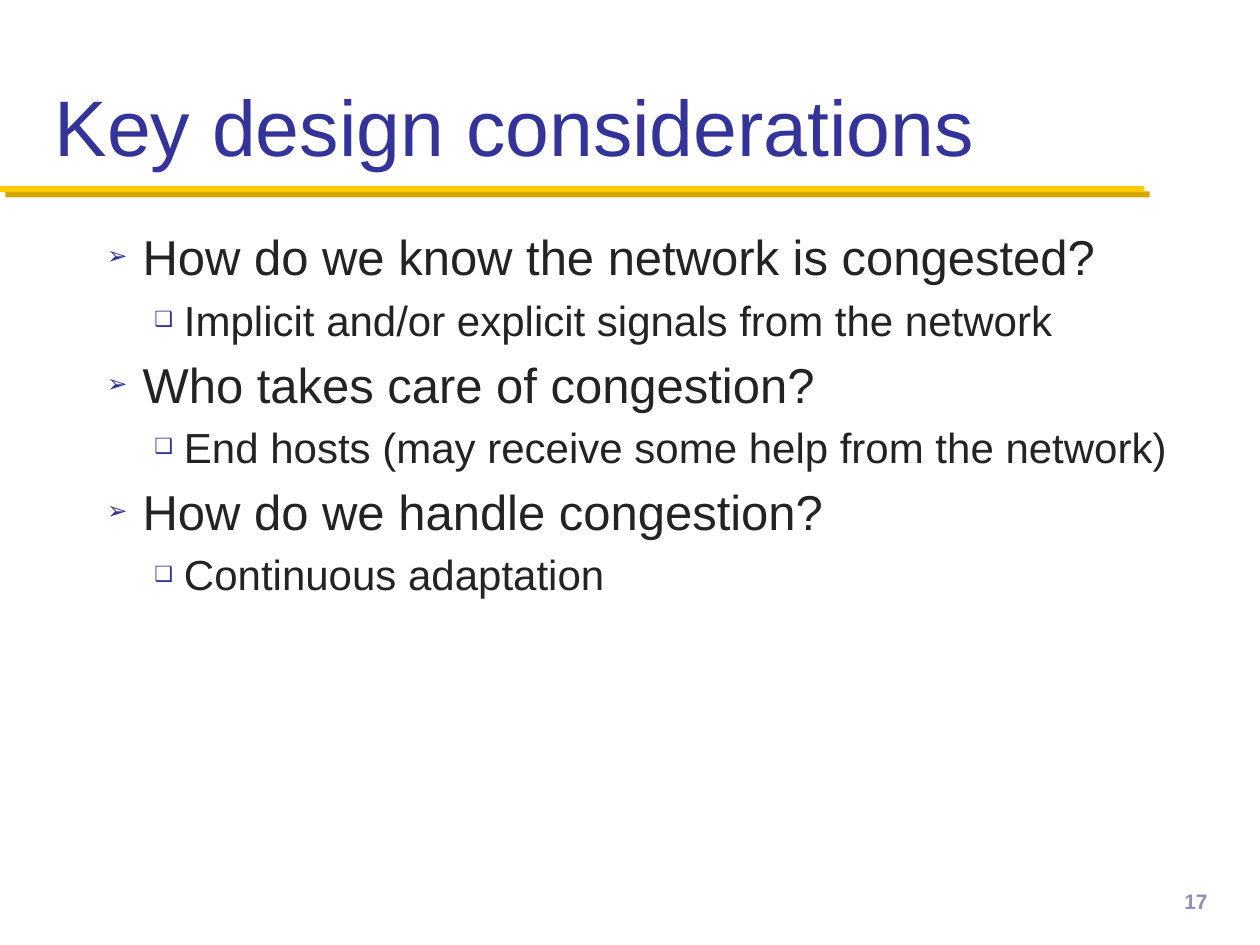
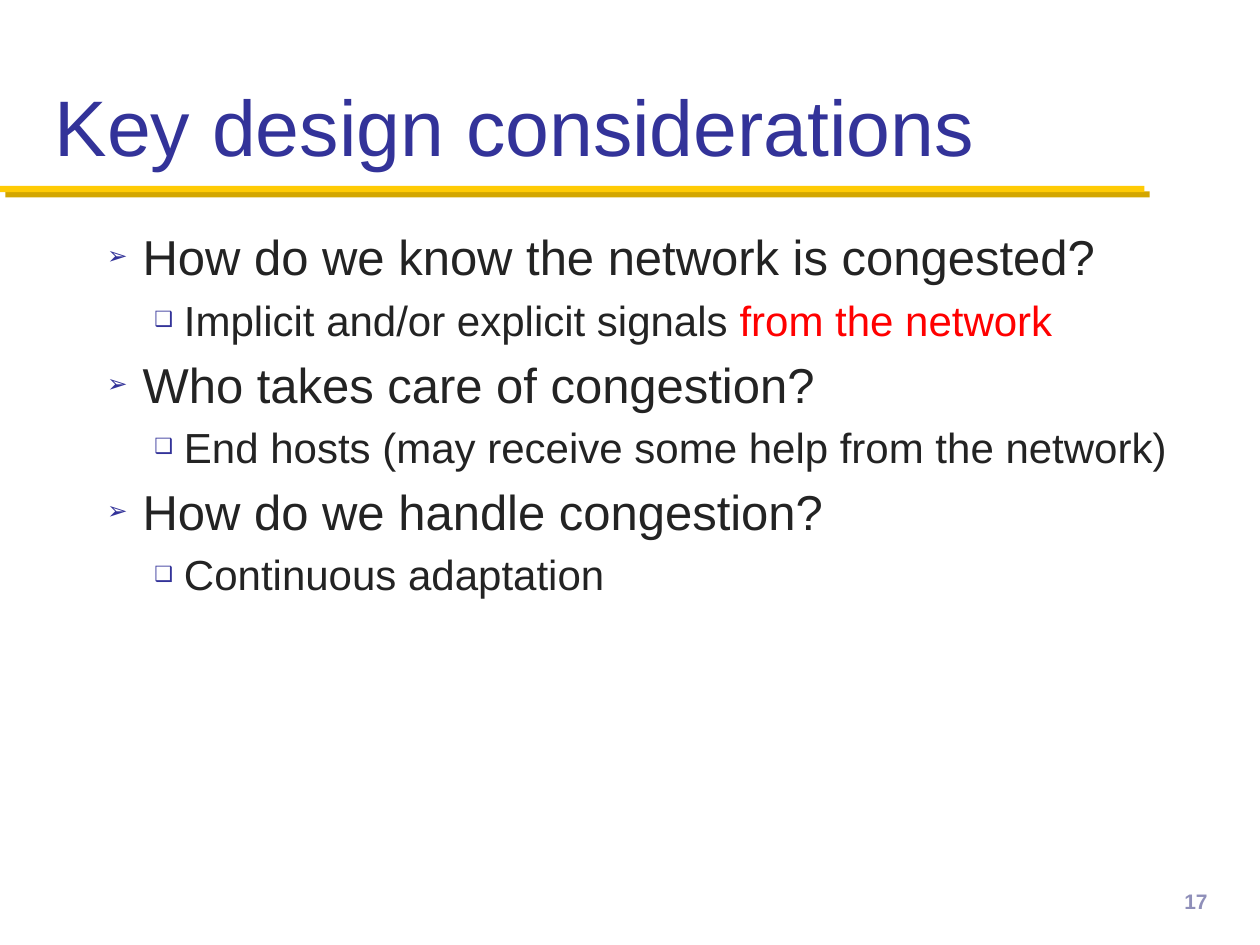
Before and after one commit to henryhxu/CSCI4430-ESTR4120, a slide deck: slide 17 of lec/lec8.pptx. Drawn at 1260x945 pixels with LibreOffice and Linux fonts; fonts in the diff are those of the drawing; background and template pictures are left out. Boxes give left, top, right and bottom in pixels: in the first picture for what was removed or moved away, otherwise in the second. Text is boxed around its words. In the diff, an @@ line names an element or a change of style, - is before the commit and + after.

```diff
--- a/lec/lec8.pptx
+++ b/lec/lec8.pptx
@@ text at (184, 305, 1052, 344): text colour #232323 to #FF0000 in "from the network" @@
```
Also in this commit, not shown: 1 other slide changed.
